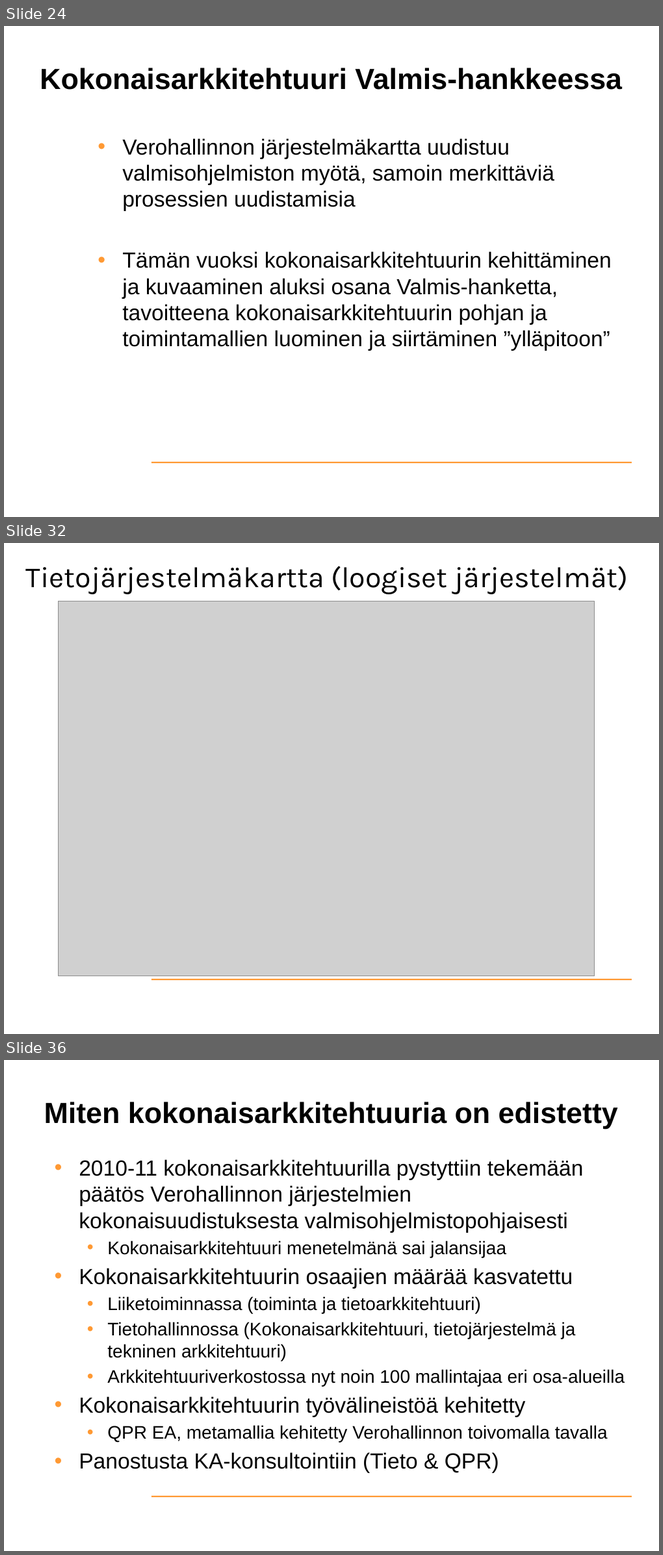
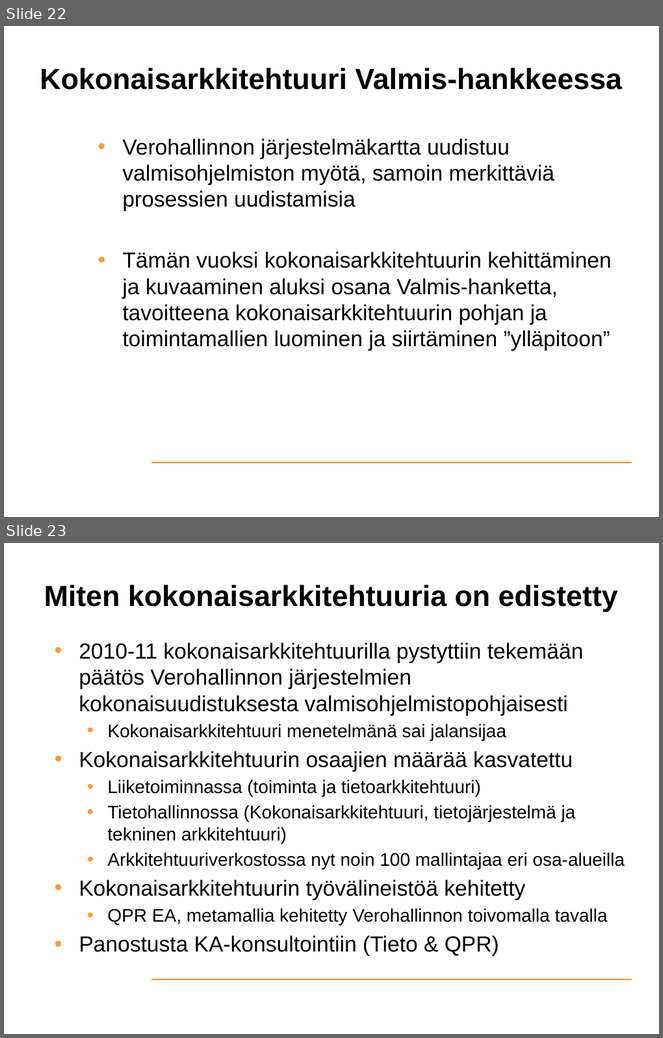
Before and after one commit to UniversityofHelsinki/itpn, a slide deck: out/slidet/heikura.pptx. Shown one above the other, each under a label of ours: slides 24, 32 and 36 before the commit, slides 22 and 23 after it; the slides between them are not shown. The pictures are 663x1555 and 663x1038 pixels, drawn with LibreOffice and Linux fonts; fonts in the diff are those of the drawing; grey boxes stand for pictures; background and template pictures are left out. Boxes give left, top, right and bottom in pixels: in the first picture for what was removed or moved away, otherwise in the second. Text is boxed around its words. In the diff, an @@ line names an element or a change of style, - is before the commit and + after.

```diff
--- a/out/slidet/heikura.pptx
+++ b/out/slidet/heikura.pptx
@@ slide 32 removed at box(4, 543, 659, 1034), background #FFFFFF; not listed: 1 template element that a slide beside it also shows @@
@@ title removed at box(26, 566, 628, 594) @@
-Tietojärjestelmäkartta (loogiset järjestelmät)
@@ picture removed at box(59, 601, 595, 976) @@
@@ what was slide 24 is now slide 22 @@
@@ what was slide 36 is now slide 23 @@
```
Also in this commit, not shown: 2 slides changed, 12 other slides removed, 13 other files.
